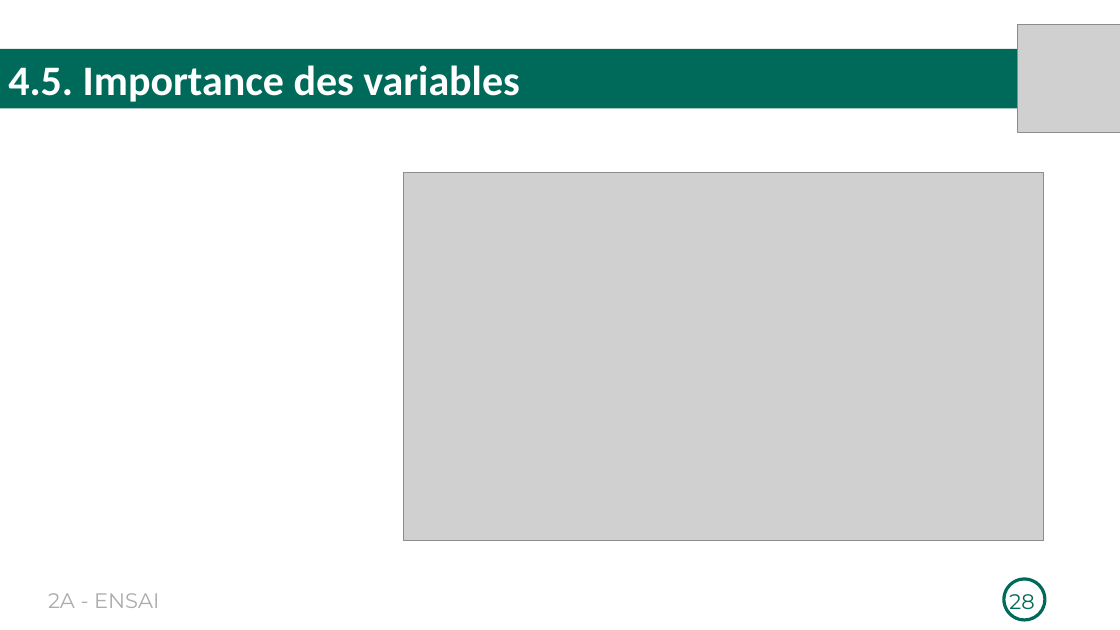
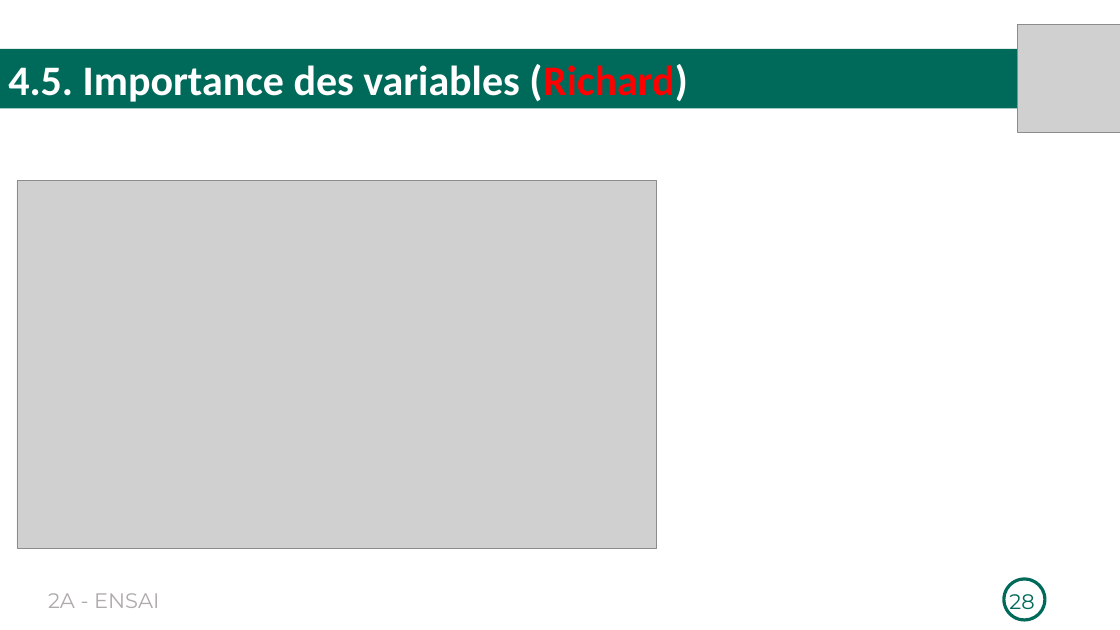
Before and after one commit to Richard-GOZAN/Projet-Stat-2A-Ensai, a slide deck: slide 28 of Présentation/Soutenance_Groupe25.pptx. Drawn at 1120x630 pixels with LibreOffice and Linux fonts; fonts in the diff are those of the drawing; grey boxes stand for pictures. Boxes give left, top, right and bottom in pixels: in the first picture for what was removed or moved away, otherwise in the second. Text is boxed around its words. In the diff, an @@ line names an element or a change of style, - is before the commit and + after.

```diff
--- a/Présentation/Soutenance_Groupe25.pptx
+++ b/Présentation/Soutenance_Groupe25.pptx
@@ text in rectangle at <box>8,64,688,102</box>: text changed @@
-4.5. Importance des variables
+4.5. Importance des variables (Richard)
@@ picture: place and size @@
-picture at <box>404,173,1044,541</box>
+picture at <box>17,181,656,549</box>
```
Also in this commit, not shown: 12 other slides changed, 3 slides added, 3 slides removed, 1 other file.
